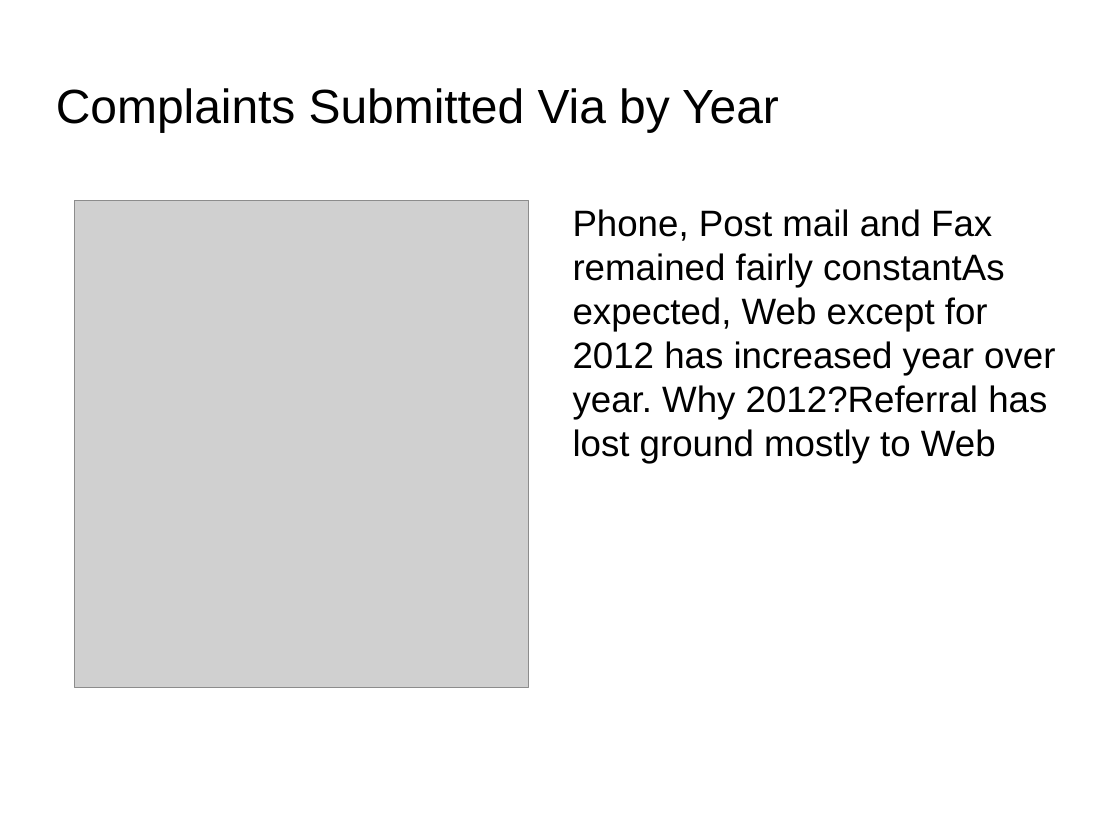
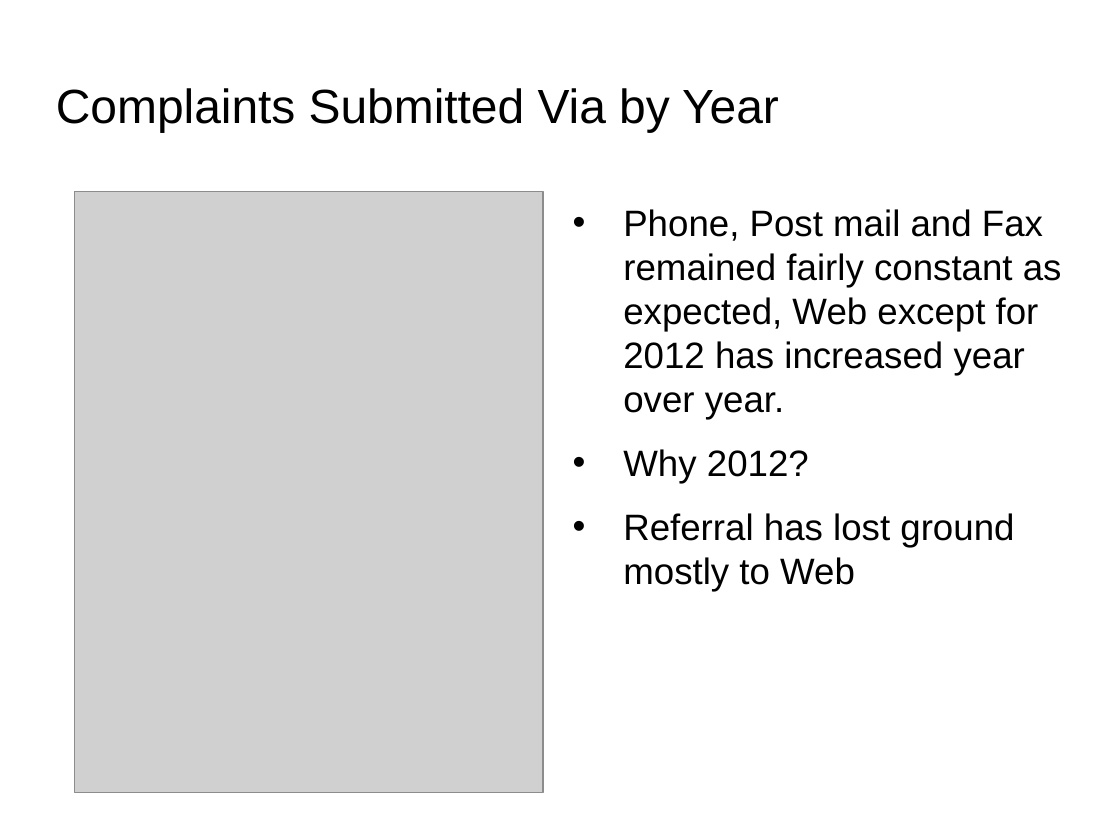
Before and after one commit to tawrahim/PCP_Final_Project, a slide deck: slide 12 of presentation.ppt (slide 11 before the commit). Drawn at 1120x840 pixels with LibreOffice and Linux fonts; fonts in the diff are those of the drawing; grey boxes stand for pictures; background and template pictures are left out. Boxes give left, top, right and bottom in pixels: in the first picture for what was removed or moved away, otherwise in the second. Text is boxed around its words. In the diff, an @@ line names an element or a change of style, - is before the commit and + after.

```diff
--- a/presentation.ppt
+++ b/presentation.ppt
@@ picture: place and size @@
-picture at [75, 200, 530, 687]
+picture at [75, 191, 544, 793]
@@ text at [623, 209, 1062, 591]: text changed @@
-Phone, Post mail and Fax remained fairly constantAs expected, Web except for 2012 has increased year over year. Why 2012?Referral has lost ground mostly to Web
+• Phone, Post mail and Fax remained fairly constant as expected, Web except for 2012 has increased year over year.
+• Why 2012?
+• Referral has lost ground mostly to Web
```
Also in this commit, not shown: 10 other slides changed, 1 slide added, 3 other files.
